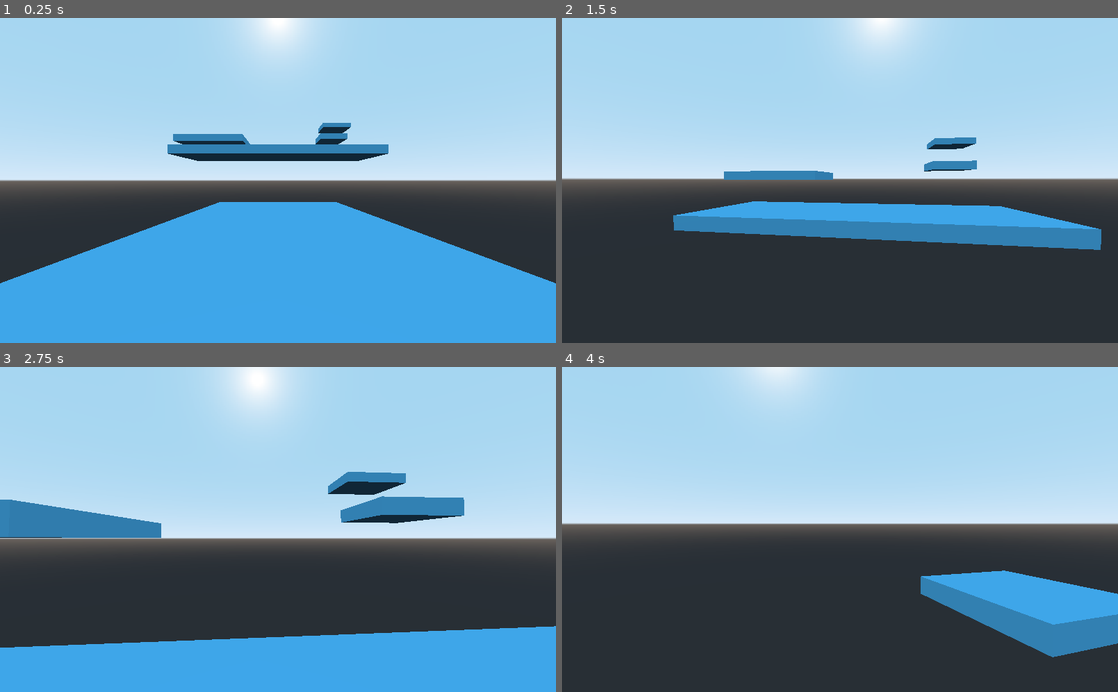
Above: before the commit, frames 1-4 (two rows, left to right).
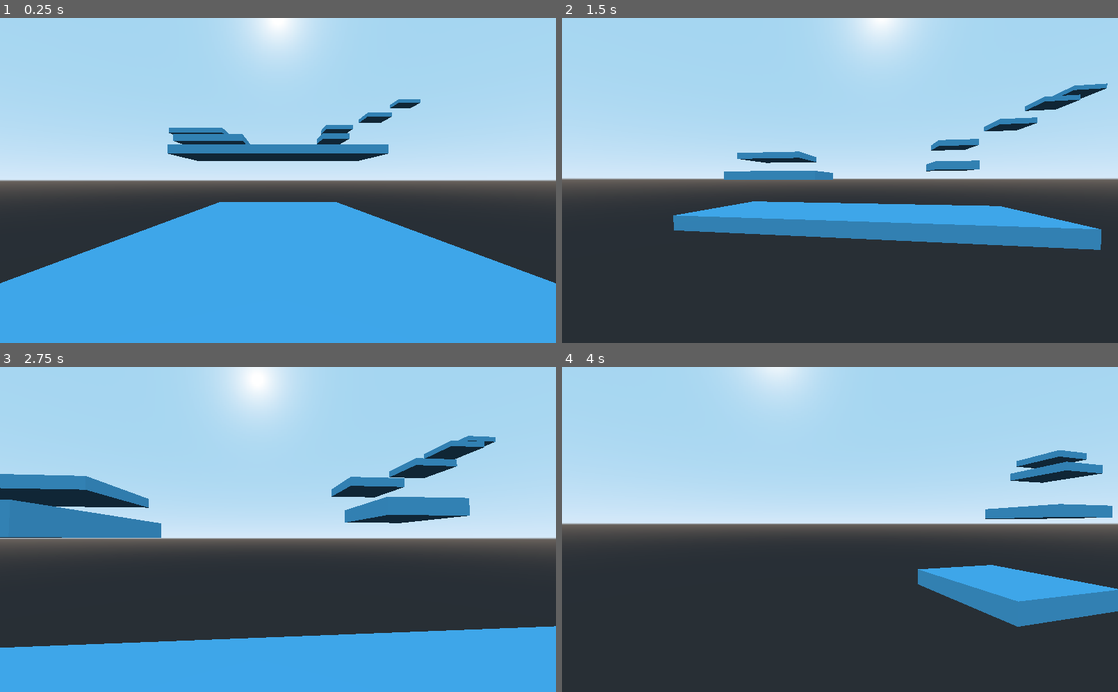
Above: after the commit, the same moments.

Repository: RetroRabiul/3dPlatform
Game: Godot game, scene res://scenes/world.tscn
The game is run twice, just before and just after one commit, with the same random seed, the same clock (stepped at 60 frames per second) and the same inputs.
Inputs (mouse positions are in pixels of both pictures, inside the frame that each line leads up to):
- Up to frame 1 (0.25 s): no input
- Up to frame 2 (1.5 s): tap Enter at 0.5 s; move the mouse to (867, 180) at 0.52 s; hold W (forward) from 0.53 s (still down); tap Space (jump) at 0.77 s; move the mouse to (812, 180) at 1.27 s
- Up to frame 3 (2.75 s): keep holding W (forward); tap Space (jump) at 1.52 s; move the mouse to (289, 523) at 2.02 s
- Up to frame 4 (4 s): keep holding W (forward); move the mouse to (834, 536) at 2.77 s; tap Space (jump) at 3.02, 3.77 s; move the mouse to (878, 532) at 3.52 s

The runs differ from the first frame. In frame 1, 0.6% of the frame differs, in the area x 30-76%, y 25-39%; in frame 2, 1.4%; in frame 3, 3.7%; in frame 4, 6.5%, in the area x 64-100%, y 25-90%.

Commit message:
Hard plats

Diff:
--- a/scenes/world.tscn
+++ b/scenes/world.tscn
@@ -32,7 +32,7 @@
 shape = SubResource( 2 )
 
 [node name="Platform2" type="MeshInstance" parent="."]
-transform = Transform( 3.37213, 0, 0, 0, 0.700287, 0, 0, 0, 4.35167, 14.1974, 14.795, -49.9561 )
+transform = Transform( 3.37213, 0, 0, 0, 0.700287, 0, 0, 0, 4.35167, 14.6569, 14.795, -49.9561 )
 mesh = SubResource( 1 )
 
 [node name="StaticBody" type="StaticBody" parent="Platform2"]
@@ -49,8 +49,17 @@
 [node name="CollisionShape" type="CollisionShape" parent="Platform3/StaticBody"]
 shape = SubResource( 2 )
 
+[node name="Platform5" type="MeshInstance" parent="."]
+transform = Transform( 7.68944, 0, 0, 0, 0.700287, 0, 0, 0, 6.8814, -23.5727, 17.9201, -60.6315 )
+mesh = SubResource( 1 )
+
+[node name="StaticBody" type="StaticBody" parent="Platform5"]
+
+[node name="CollisionShape" type="CollisionShape" parent="Platform5/StaticBody"]
+shape = SubResource( 2 )
+
 [node name="Platform4" type="MeshInstance" parent="."]
-transform = Transform( 4.38211, 0, 0, 0, 0.700287, 0, 0, 0, 4.67093, 18.6305, 21.1162, -65.2539 )
+transform = Transform( 4.38211, 0, 0, 0, 0.700287, 0, 0, 0, 4.67093, 20.139, 21.1162, -67.8675 )
 mesh = SubResource( 1 )
 
 [node name="StaticBody" type="StaticBody" parent="Platform4"]
@@ -58,5 +67,32 @@
 [node name="CollisionShape" type="CollisionShape" parent="Platform4/StaticBody"]
 shape = SubResource( 2 )
 
+[node name="Platform6" type="MeshInstance" parent="."]
+transform = Transform( 4.38211, 0, 0, 0, 0.700287, 0, 0, 0, 4.67093, 37.0646, 27.5277, -76.2936 )
+mesh = SubResource( 1 )
+
+[node name="StaticBody" type="StaticBody" parent="Platform6"]
+
+[node name="CollisionShape" type="CollisionShape" parent="Platform6/StaticBody"]
+shape = SubResource( 2 )
+
+[node name="Platform7" type="MeshInstance" parent="."]
+transform = Transform( 4.38211, 0, 0, 0, 0.700287, 0, 0, 0, 4.67093, 52.6619, 35.4179, -84.9492 )
+mesh = SubResource( 1 )
+
+[node name="StaticBody" type="StaticBody" parent="Platform7"]
+
+[node name="CollisionShape" type="CollisionShape" parent="Platform7/StaticBody"]
+shape = SubResource( 2 )
+
+[node name="Platform8" type="MeshInstance" parent="."]
+transform = Transform( 4.38211, 0, 0, 0, 0.700287, 0, 0, 0, 4.67093, 66.6513, 41.375, -94.5645 )
+mesh = SubResource( 1 )
+
+[node name="StaticBody" type="StaticBody" parent="Platform8"]
+
+[node name="CollisionShape" type="CollisionShape" parent="Platform8/StaticBody"]
+shape = SubResource( 2 )
+
 [node name="Player" parent="." instance=ExtResource( 1 )]
 transform = Transform( 1, 0, 0, 0, 1, 0, 0, 0, 1, 0, 2.82214, 13.1166 )
